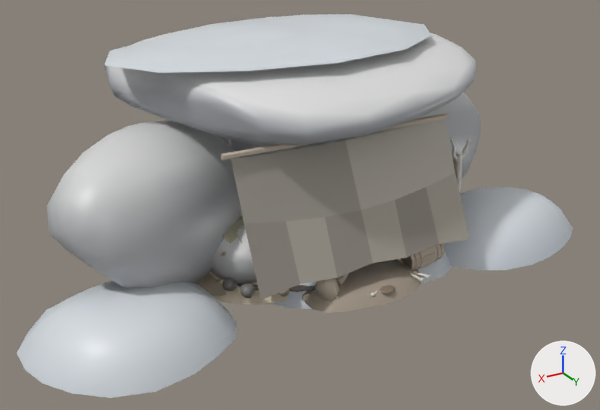
The glTF model assets/forest_pbr/stashes.glb: old version first, new version second.
One viewpoint serves both versions: a 50 mm camera at (4.37, 7.04, 4.05) aimed at (-0.1, -0.41, 0.32). Arrows for +X, +Y and +Z are at lower right; the lights stay in place. The first picture is the older version. Vertices at exactly the same position are counted once.

In view in the first picture: 'castaway_grotto', 'den_wolverine', 'stash_camel_pack', 'stash_snare_line' and 4 more.
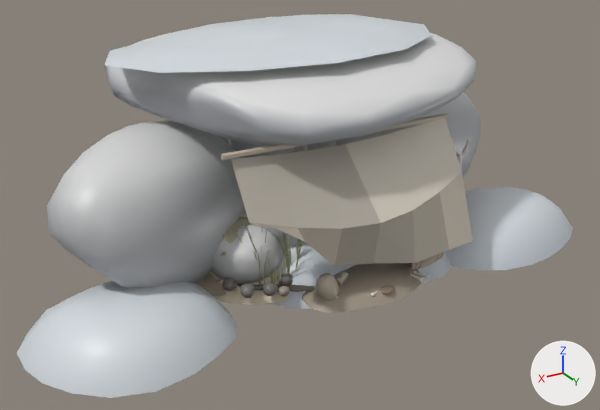
What the commit changed:
me_castaway_grotto is used by ob_castaway_grotto; location (0.0, 0.0, 0.0).
me_castaway_grotto had 1404 vertices, 2648 faces and spanned x -3.27..3.27, y -2.85..1.39, z -0.22..2.33.
me_castaway_grotto now has 1404 vertices, 2646 faces and spans x -3.27..3.27, y -2.85..1.39, z -0.22..2.33.
me_castaway_grotto part 1: 19 of 1404 vertices moved; they spanned x -1.25..1.25, y 0.62..1.15, z 0.25..1.43 and now span x -1.25..1.25, y 0.62..1.31, z 0.25..1.41; mean shift (-0.01, 0.1, 0.07); largest move (1.25, 1.15, 0.25) -> (1.15, 1.28, 1.0).

Pixel boxes [x1, y1, x2, y2] of what changed, in the pictures (600 x 410 px; the box of a moved part takes in the faces that stretch with it):
part 1 of me_castaway_grotto, moved or reshaped: before [231, 119, 469, 300]; after [231, 118, 473, 266]
'stash_frozen_bundle', unchanged, uncovered by the edit: before [228, 139, 317, 309]; after [228, 139, 354, 309]
